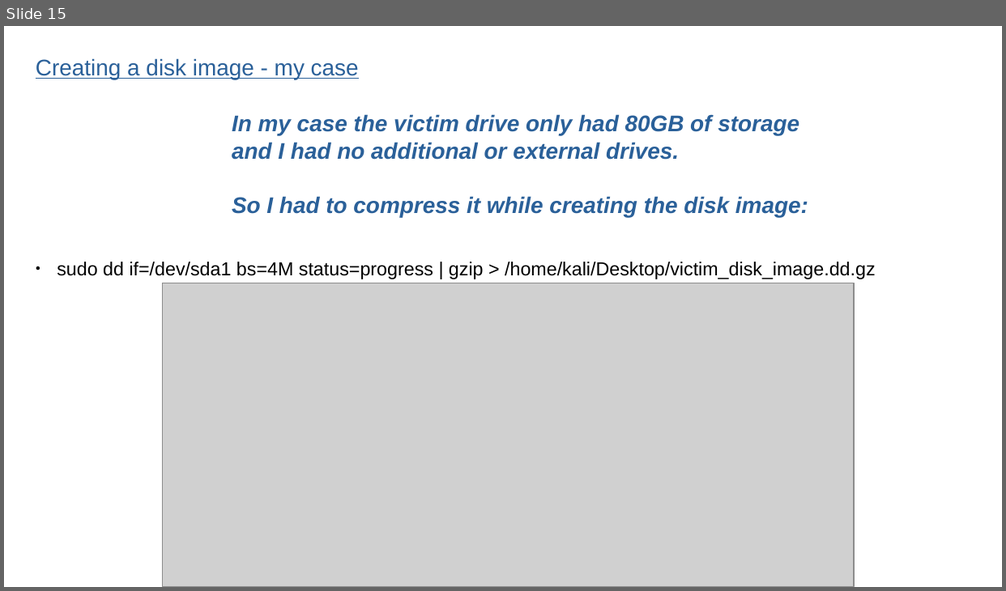
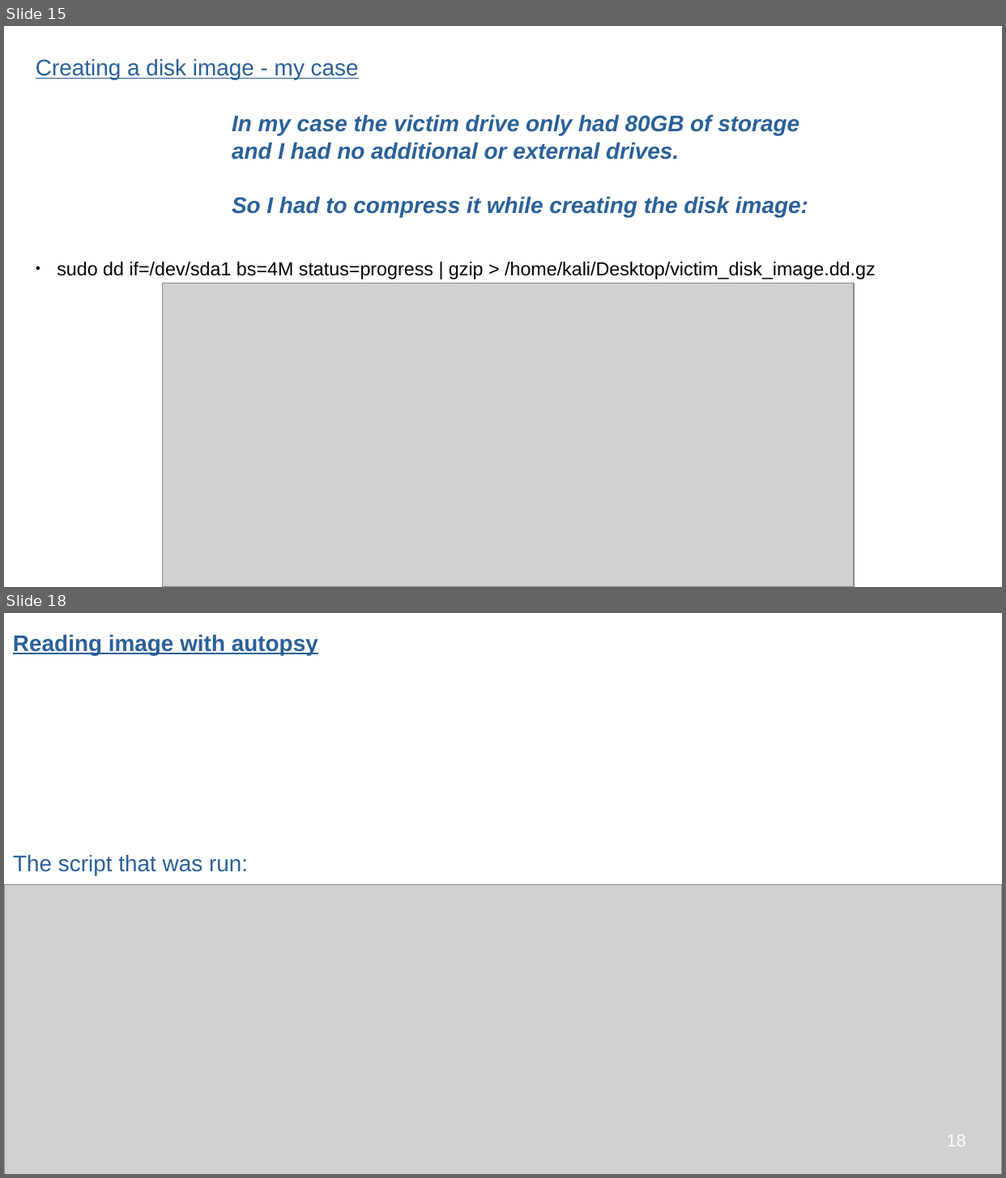
Before and after one commit to dzoraj/Simulated-Corporate-Cyber-Attack, a slide deck: Simulated Corporate Cyber-Attack.odp. Shown one above the other, each under a label of ours: slide 15 before the commit, slides 15 and 18 after it; the slides between them are not shown. The pictures are 1006x591 and 1006x1178 pixels, drawn with LibreOffice and Linux fonts; fonts in the diff are those of the drawing; grey boxes stand for pictures. Boxes give left, top, right and bottom in pixels: in the first picture for what was removed or moved away, otherwise in the second. Text is boxed around its words. In the diff, an @@ line names an element or a change of style, - is before the commit and + after.

```diff
--- a/Simulated Corporate Cyber-Attack.odp
+++ b/Simulated Corporate Cyber-Attack.odp
@@ slide 18 added at (4, 613, 1002, 1174), background #FFFFFF @@
@@ text added at (13, 634, 318, 655), 18 pt, text #2A6099, bold, underline @@
+Reading image with autopsy
@@ text added at (13, 854, 248, 875), 18 pt, text #2A6099 @@
+The script that was run:
@@ picture added at (4, 884, 1002, 1174) @@
@@ page number added at (947, 1135, 966, 1147), 14 pt, text #FFFFFF @@
+18
```
Also in this commit, not shown: 3 slides changed, 2 other slides added, 2 slides removed, 5 other files.
